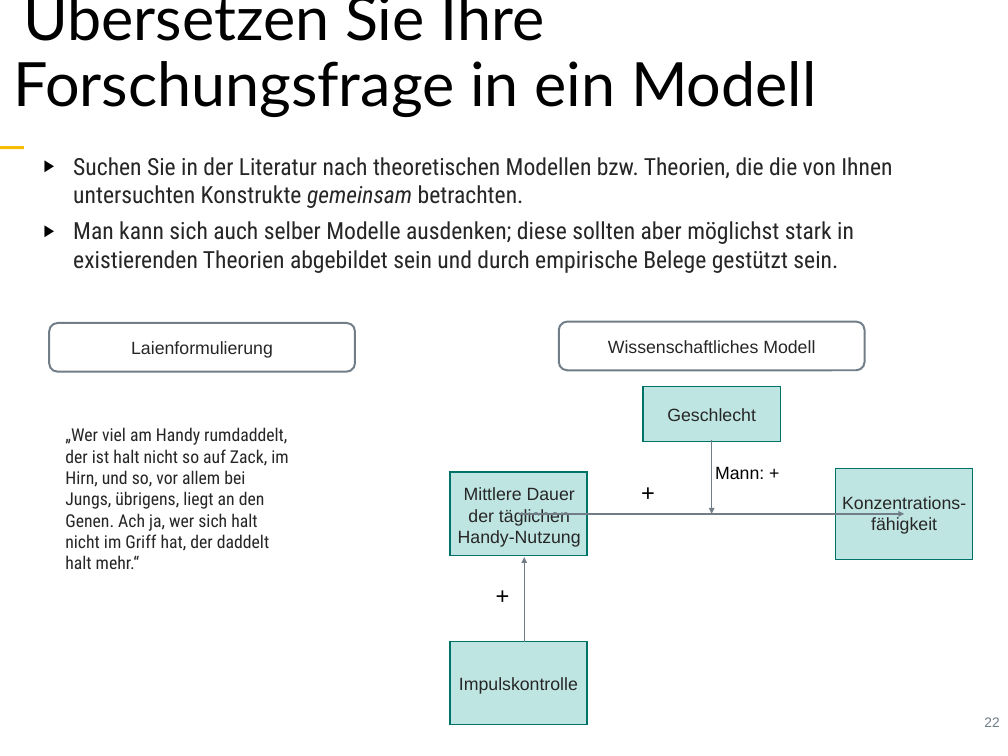
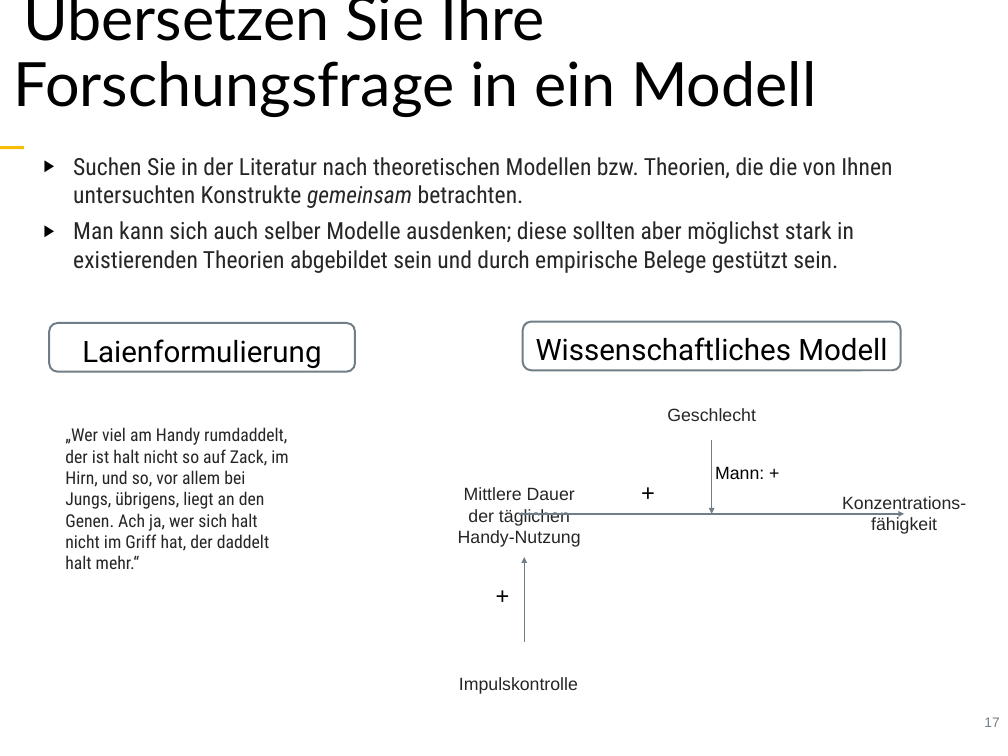
Before and after one commit to sebastiansauer/fopra, a slide deck: slide 17 of Skript-Folien/FoPra-Thema04.pptx (slide 22 before the commit). Drawn at 1008x756 pixels with LibreOffice and Linux fonts; fonts in the diff are those of the drawing. Boxes give left, top, right and bottom in pixels: in the first picture for what was removed or moved away, otherwise in the second. Text is boxed around its words. In the diff, an @@ line names an element or a change of style, - is before the commit and + after.

```diff
--- a/Skript-Folien/FoPra-Thema04.pptx
+++ b/Skript-Folien/FoPra-Thema04.pptx
@@ rounded rectangle "Laienformulierung" at [49, 323, 354, 372]: size 18 to 30 pt, font Arial to Roboto, text colour #262626 to #000000; line spacing 1 to 1.18 @@
@@ rounded rectangle "Wissenschaftliches Modell" at [523, 322, 901, 371]: size 18 to 30 pt, font Arial to Roboto, text colour #262626 to #000000; line spacing 1 to 1.18 @@
@@ rounded rectangle "Wissenschaftliches Modell": place and size @@
-rounded rectangle "Wissenschaftliches Modell" at [559, 322, 864, 371]
+rounded rectangle "Wissenschaftliches Modell" at [523, 322, 901, 371]
@@ fill #BFE5E2 to #2066A3 at 50% opacity; outline #007368 1.5 pt to none in 4 elements at [450, 472, 588, 556], [836, 469, 973, 559], [643, 386, 780, 442], [450, 642, 588, 725] @@
@@ page number at [984, 717, 999, 727]: text changed @@
-22
+17
```
Also in this commit, not shown: 3 other slides changed, 2 slides added, 46 slides removed, 9 other files.
